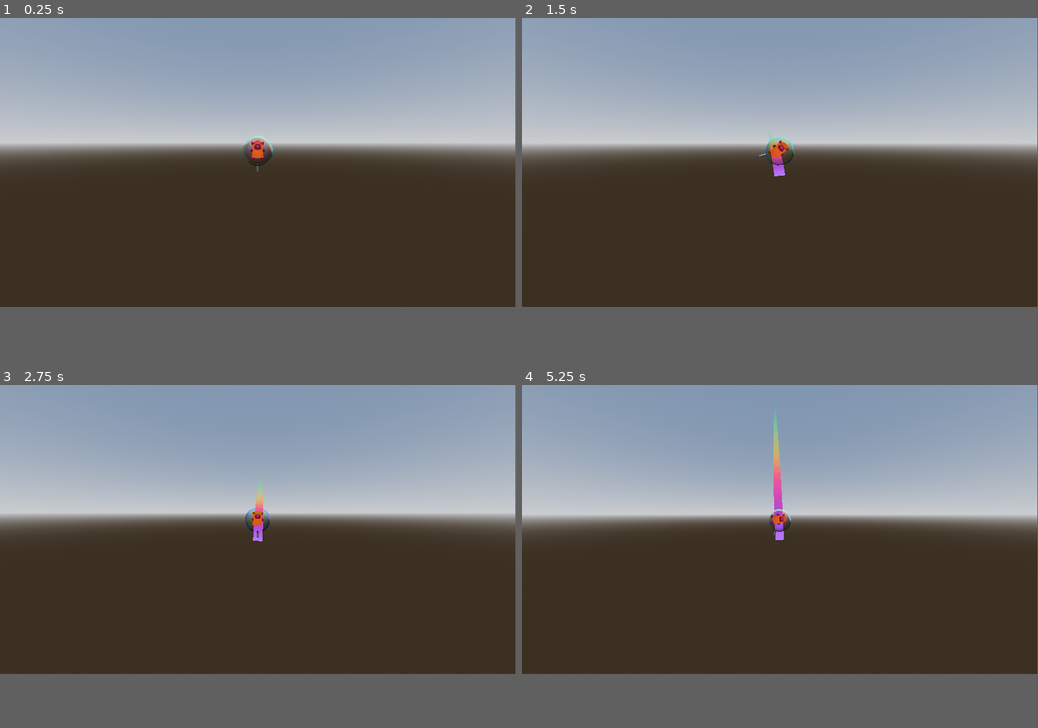
Above: before the commit, frames 1-4 (two rows, left to right).
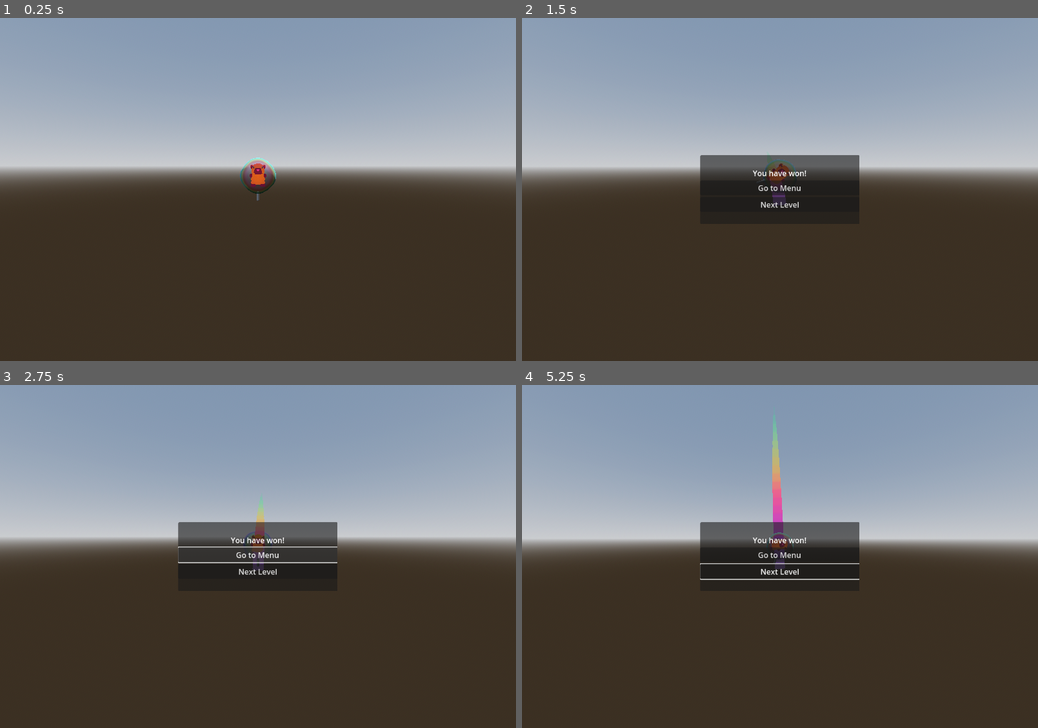
Above: after the commit, the same moments.

Repository: Mastermori/BubbeBounce
Game: Godot game, scene res://levels/base_level.tscn
Same seed, same stepped clock (60 frames per second), same inputs: the game is played once before the commit and once after it.
Inputs (mouse positions are in pixels of both pictures, inside the frame that each line leads up to):
- Up to frame 1 (0.25 s): no input
- Up to frame 2 (1.5 s): tap Enter (ui_accept) at 0.5, 0.77 s; move the mouse to (893, 148) at 0.52 s; press the mouse at (893, 148) at 0.53 s; hold D (move_right) 0.53-1.28 s; move the mouse to (676, 175) at 1.27 s; release the mouse at (676, 175) at 1.28 s; hold A (move_left) from 1.28 s (still down); click (676, 175) at 1.35 s
- Up to frame 3 (2.75 s): tap Enter (ui_accept) at 1.52 s; release A (move_left) at 2 s; click (258, 529) at 2 s, where only the run after the commit has a clickable "Go to Menu"
- Up to frame 4 (5.25 s): click (780, 542) at 2.75 s, where only the run after the commit has a clickable "Next Level"; click (780, 542) at 3.5 s, where only the run after the commit has a clickable "Next Level"; move the mouse to (831, 467) at 4.27 s; press the mouse at (831, 467) at 4.28 s; hold D (move_right) from 4.28 s (still down); move the mouse to (754, 587) at 5.02 s; release the mouse at (754, 587) at 5.03 s; click (754, 587) at 5.1 s
In our replay, the window is 799x449 before the commit and 800x533 after it. These sizes can differ from the game's own. Grey fills any space a smaller window leaves; there, only what the larger window draws over its background counts as a difference.

The runs differ from the first frame. In frame 1, 11% of the frame differs, in the area x 0-100%, y 0-54%; in frame 2, 13%; in frame 3, 13%; in frame 4, 14%, in the area x 0-100%, y 0-57%.

Commit message:
Add win/lose condition

Diff:
--- /dev/null
+++ b/Ui/GameEndPopup.tscn
@@ -0,0 +1,64 @@
+[gd_scene load_steps=2 format=3 uid="uid://d04wc2xd0evxd"]
+
+[ext_resource type="Script" uid="uid://d3a6wdn8vtdyi" path="res://Ui/game_end_popup.gd" id="1_yfwdu"]
+
+[node name="GameEndPopup" type="Control"]
+layout_mode = 3
+anchors_preset = 15
+anchor_right = 1.0
+anchor_bottom = 1.0
+grow_horizontal = 2
+grow_vertical = 2
+script = ExtResource("1_yfwdu")
+
+[node name="Content" type="PanelContainer" parent="."]
+process_mode = 3
+clip_contents = true
+layout_mode = 1
+anchors_preset = 8
+anchor_left = 0.5
+anchor_top = 0.5
+anchor_right = 0.5
+anchor_bottom = 0.5
+offset_left = -167.0
+offset_top = -72.5
+offset_right = 167.0
+offset_bottom = 72.5
+grow_horizontal = 2
+grow_vertical = 2
+
+[node name="WinContainer" type="VBoxContainer" parent="Content"]
+layout_mode = 2
+size_flags_vertical = 4
+alignment = 1
+
+[node name="WinText" type="Label" parent="Content/WinContainer"]
+layout_mode = 2
+text = "You have won!"
+horizontal_alignment = 1
+
+[node name="BackToMenuButton" type="Button" parent="Content/WinContainer"]
+layout_mode = 2
+text = "Go to Menu"
+
+[node name="NextLevelButton" type="Button" parent="Content/WinContainer"]
+layout_mode = 2
+text = "Next Level"
+
+[node name="LoseContainer" type="VBoxContainer" parent="Content"]
+layout_mode = 2
+size_flags_vertical = 4
+alignment = 1
+
+[node name="LoseText" type="Label" parent="Content/LoseContainer"]
+layout_mode = 2
+text = "You have lost!"
+horizontal_alignment = 1
+
+[node name="BackToMenuButton" type="Button" parent="Content/LoseContainer"]
+layout_mode = 2
+text = "Go to Menu"
+
+[node name="TryAgainButton" type="Button" parent="Content/LoseContainer"]
+layout_mode = 2
+text = "Try again!"
--- /dev/null
+++ b/Ui/game_end_popup.gd
@@ -0,0 +1,55 @@
+class_name GameEndPopup
+extends Control
+
+@onready var content: Control = $Content
+
+@onready var winContent: Control = $Content/WinContainer
+@onready var winBackToMenuButton: Button = $Content/WinContainer/BackToMenuButton
+@onready var nextLevelButton: Button = $Content/WinContainer/NextLevelButton
+
+@onready var loseContent: Control = $Content/LoseContainer
+@onready var loseBackToMenuButton: Button = $Content/LoseContainer/BackToMenuButton
+@onready var tryAgainButton: Button = $Content/LoseContainer/TryAgainButton
+
+var try_again_callback: Callable
+
+func _ready() -> void:
+	visible = false
+
+func init(try_again_callback: Callable) -> void:
+	self.try_again_callback = try_again_callback
+
+func _disconnect_listeners() -> void:
+	winBackToMenuButton.pressed.disconnect(_on_back_to_menu)
+	nextLevelButton.pressed.disconnect(_on_next_level)
+	loseBackToMenuButton.pressed.disconnect(_on_back_to_menu)
+	tryAgainButton.pressed.disconnect(_on_try_again)
+
+func _exit_tree() -> void:
+	_disconnect_listeners()
+
+func show_game_end(win: bool) -> void:
+	visible = true
+	if win:
+		winContent.visible = true
+		loseContent.visible = false
+		winBackToMenuButton.pressed.connect(_on_back_to_menu)
+		nextLevelButton.pressed.connect(_on_next_level)
+	else:
+		loseContent.visible = true
+		winContent.visible = false
+		loseBackToMenuButton.pressed.connect(_on_back_to_menu)
+		tryAgainButton.pressed.connect(_on_try_again)
+
+func _on_back_to_menu() -> void:
+	print("Back to menu")
+
+func _on_next_level() -> void:
+	print("Next level")
+
+func _on_try_again() -> void:
+	_disconnect_listeners()
+	visible = false
+	loseContent.visible = false
+	winContent.visible = false
+	try_again_callback.call()
--- a/levels/base_level.tscn
+++ b/levels/base_level.tscn
@@ -1,8 +1,10 @@
-[gd_scene load_steps=7 format=3 uid="uid://cscpcll7v3oqy"]
+[gd_scene load_steps=9 format=3 uid="uid://cscpcll7v3oqy"]
 
 [ext_resource type="Script" uid="uid://kpysvafv4nea" path="res://levels/level.gd" id="1_ew5uy"]
 [ext_resource type="PackedScene" uid="uid://d284tnwpobnj4" path="res://player/player.tscn" id="1_wevqg"]
 [ext_resource type="PackedScene" uid="uid://dcjbujoi1wura" path="res://Music/music_player.tscn" id="3_63c5o"]
+[ext_resource type="PackedScene" uid="uid://gq6v5aqgvewb" path="res://objects/Goal.tscn" id="4_p5284"]
+[ext_resource type="PackedScene" uid="uid://d04wc2xd0evxd" path="res://Ui/GameEndPopup.tscn" id="5_46036"]
 
 [sub_resource type="ProceduralSkyMaterial" id="ProceduralSkyMaterial_80vhd"]
 sky_horizon_color = Color(0.662243, 0.671743, 0.686743, 1)
@@ -37,3 +39,16 @@
 [node name="AudioListener3D" type="AudioListener3D" parent="Player"]
 
 [node name="Music_Player" parent="Player/AudioListener3D" instance=ExtResource("3_63c5o")]
+
+[node name="Goal" parent="." instance=ExtResource("4_p5284")]
+
+[node name="GameEndPopup" parent="." instance=ExtResource("5_46036")]
+visible = false
+
+[node name="WinContainer" parent="GameEndPopup/Content" index="0"]
+visible = false
+
+[node name="LoseContainer" parent="GameEndPopup/Content" index="1"]
+visible = false
+
+[editable path="GameEndPopup"]
--- a/levels/level.gd
+++ b/levels/level.gd
@@ -4,10 +4,24 @@
 @onready var obstacles: Node3D = $Obstacles
 @onready var bubbles: Node3D = $Bubbles
 @onready var initial_player_position: Vector3 = $Player.position
+@onready var endPopup: GameEndPopup = $GameEndPopup
+
+var gameOver: bool = false
 
 func _ready() -> void:
 	Globals.current_level = self
+	endPopup.init(restart_level)
 
 func _unhandled_input(event: InputEvent) -> void:
 	if event.is_action_released("reset"):
-		Globals.player.position = initial_player_position
+		restart_level()
+
+func finish(win: bool)-> void:
+	if gameOver:
+		return
+	gameOver = true
+	endPopup.show_game_end(win)
+
+func restart_level() -> void:
+	gameOver = false
+	Globals.player.position = initial_player_position
--- a/levels/test_level.tscn
+++ b/levels/test_level.tscn
@@ -155,3 +155,9 @@
 
 [node name="Player" parent="." index="4"]
 transform = Transform3D(1, 0, 0, 0, 1, 0, 0, 0, 1, 0, 3.16336, 0)
+
+[node name="Goal" parent="." index="5"]
+transform = Transform3D(1, 0, 0, 0, 1, 0, 0, 0, 1, 16.7658, 6.67108, 0)
+
+[editable path="Goal"]
+[editable path="GameEndPopup"]
--- /dev/null
+++ b/objects/Goal.tscn
@@ -0,0 +1,16 @@
+[gd_scene load_steps=3 format=3 uid="uid://gq6v5aqgvewb"]
+
+[ext_resource type="Script" uid="uid://l7hfyyrdbjeb" path="res://objects/goal.gd" id="1_mtdsc"]
+
+[sub_resource type="BoxShape3D" id="BoxShape3D_kdloh"]
+
+[node name="Goal" type="Area3D"]
+collision_layer = 4
+collision_mask = 2
+script = ExtResource("1_mtdsc")
+
+[node name="CollisionShape3D" type="CollisionShape3D" parent="."]
+shape = SubResource("BoxShape3D_kdloh")
+debug_color = Color(0, 1, 0, 1)
+
+[connection signal="body_entered" from="." to="." method="_on_body_entered"]
--- /dev/null
+++ b/objects/goal.gd
@@ -0,0 +1,7 @@
+class_name Goal
+extends Area3D
+
+
+func _on_body_entered(body: Node3D) -> void:
+	if body is Player:
+		Globals.current_level.finish(true)
--- a/player/player.gd
+++ b/player/player.gd
@@ -61,6 +61,7 @@
 	#camera.zoom_effect()
 
 func die() -> void:
+	Globals.current_level.finish(false)
 	velocity = Vector3.ZERO
 
 # Probably not supposed to be here
--- a/project.godot
+++ b/project.godot
@@ -18,6 +18,12 @@
 [autoload]
 
 Globals="*res://singletons/globals.gd"
+
+[display]
+
+window/size/viewport_width=1080
+window/size/viewport_height=720
+window/size/mode=3
 
 [input]
 
Not shown, added: Ui/game_end_popup.gd.uid
Not shown, added: objects/goal.gd.uid
